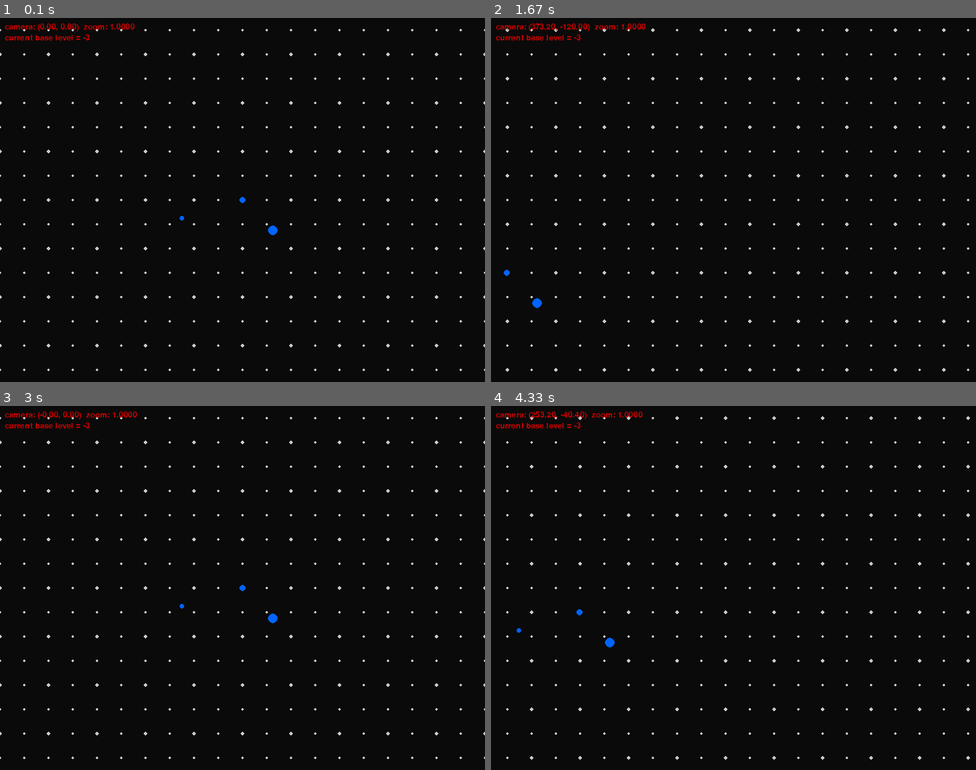
Above: before the commit, frames 1-4 (two rows, left to right).
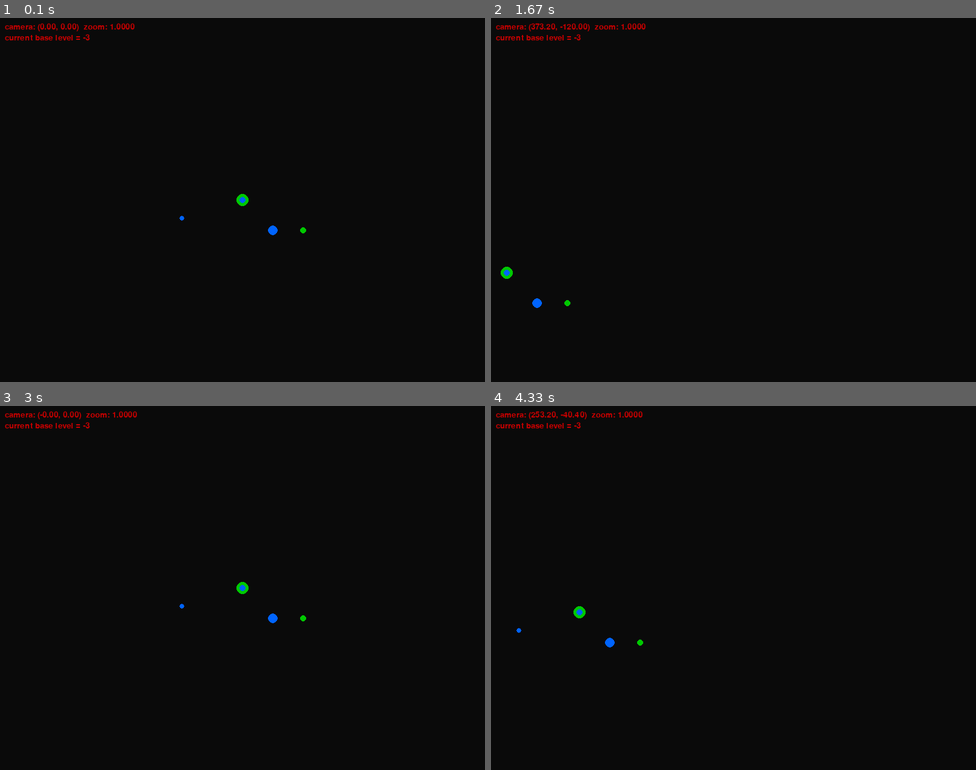
Above: after the commit, the same moments.

Repository: Rigo2000/spacetimecurves
Game: pygame game, started from python1.py
Two runs of this game, one before a commit and one after it. Both use one fixed random seed, a clock stepped at 60 frames per second and the inputs below.
Inputs (mouse positions are in pixels of both pictures, inside the frame that each line leads up to):
- Up to frame 1 (0.1 s): no input
- Up to frame 2 (1.67 s): hold Right 0.33-0.8 s; move the mouse to (714, 214) at 0.37 s; hold Up 0.83-1.13 s; hold Right 1.17-1.63 s
- Up to frame 3 (3 s): hold Left 1.67-2.2 s; hold Down 2.23-2.53 s; hold Left 2.57-2.97 s
- Up to frame 4 (4.33 s): hold Up 3-3.37 s; hold Right 3.4-4.03 s; hold Down from 4.07 s (still down)

The runs differ from the first frame. In frame 1, 1.0% of the frame differs, in the area x 0-100%, y 3-97%; in frame 2, 1.0%; in frame 3, 1.0%; in frame 4, 1.0%, in the area x 3-99%, y 2-98%.

Commit message:
added a sun. dots dissappeard

Diff:
--- a/python1.py
+++ b/python1.py
@@ -32,14 +32,22 @@
         # Only draw if within screen bounds (simple culling)
         if -screen_radius <= sx <= WIDTH + screen_radius and -screen_radius <= sy <= HEIGHT + screen_radius:
             pygame.draw.circle(screen, self.color, (int(sx), int(sy)), screen_radius)
-
 class Body:
-    def __init__(self, x, y, mass, radius=1.0):
+    def __init__(self, x, y, mass, radius=5.0):
         self.x = x        # world x
         self.y = y        # world y
-        self.mass = mass  # in kg
+        self.mass = mass  # kg
         self.radius = radius  # visual radius for rendering
         self.rs = 2 * 6.67430e-11 * mass / (3e8**2)  # Schwarzschild radius
+
+    def draw(self, camera_x, camera_y, camera_zoom):
+        sx = (self.x - camera_x) * camera_zoom + WIDTH * 0.5
+        sy = (self.y - camera_y) * camera_zoom + HEIGHT * 0.5
+        screen_radius = max(1, int(round(self.radius * camera_zoom)))
+        # Simple culling
+        if -screen_radius <= sx <= WIDTH + screen_radius and -screen_radius <= sy <= HEIGHT + screen_radius:
+            pygame.draw.circle(screen, (0, 200, 0), (int(sx), int(sy)), screen_radius)
+
 
 
 particles = [
@@ -51,6 +59,7 @@
 bodies = [
     Body(0, 0, 5e24),          # like Earth
     Body(100, 50, 2e24),       # another mass
+    Body(0, 0, 1.989e30, 10)   # like Sun
 ]
 
 def displace_point(x, y, bodies):
@@ -195,6 +204,10 @@
     screen.fill((10, 10, 10))
     draw_grid()
 
+    # Draw bodies
+    for body in bodies:
+        body.draw(camera_x, camera_y, camera_zoom)
+
     for p in particles:
         p.draw(camera_x, camera_y, camera_zoom)
 
